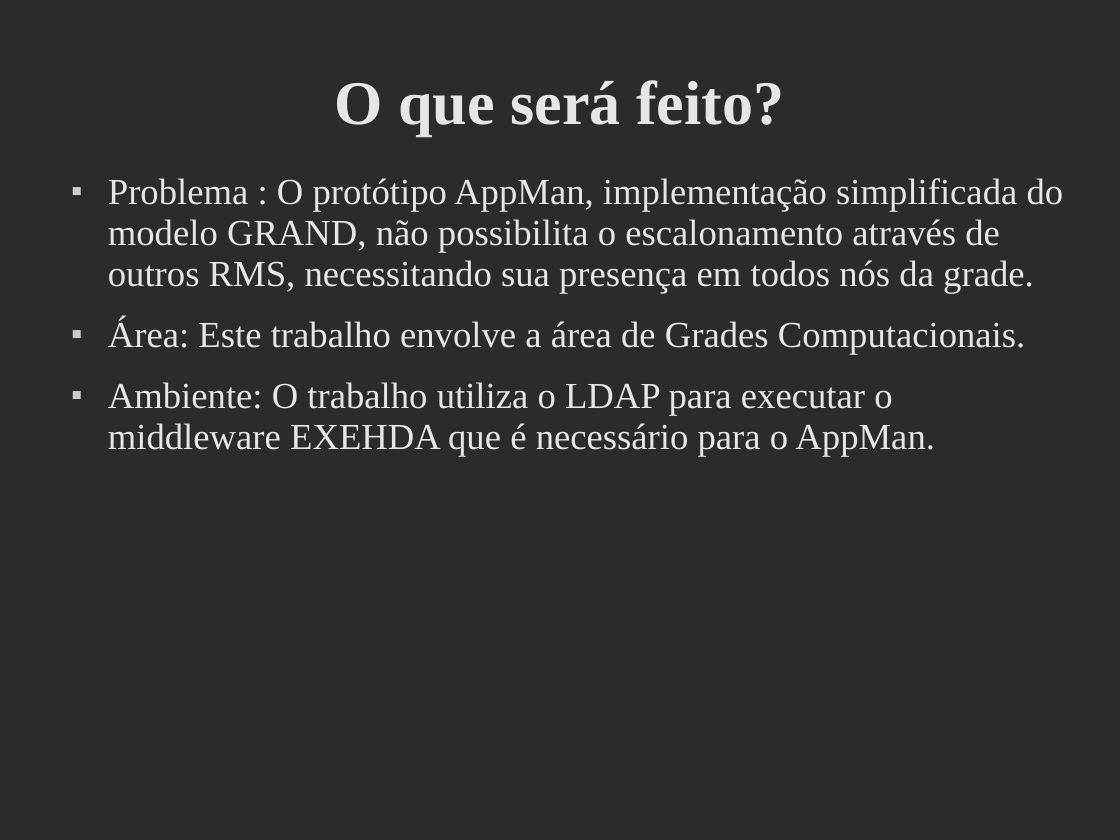
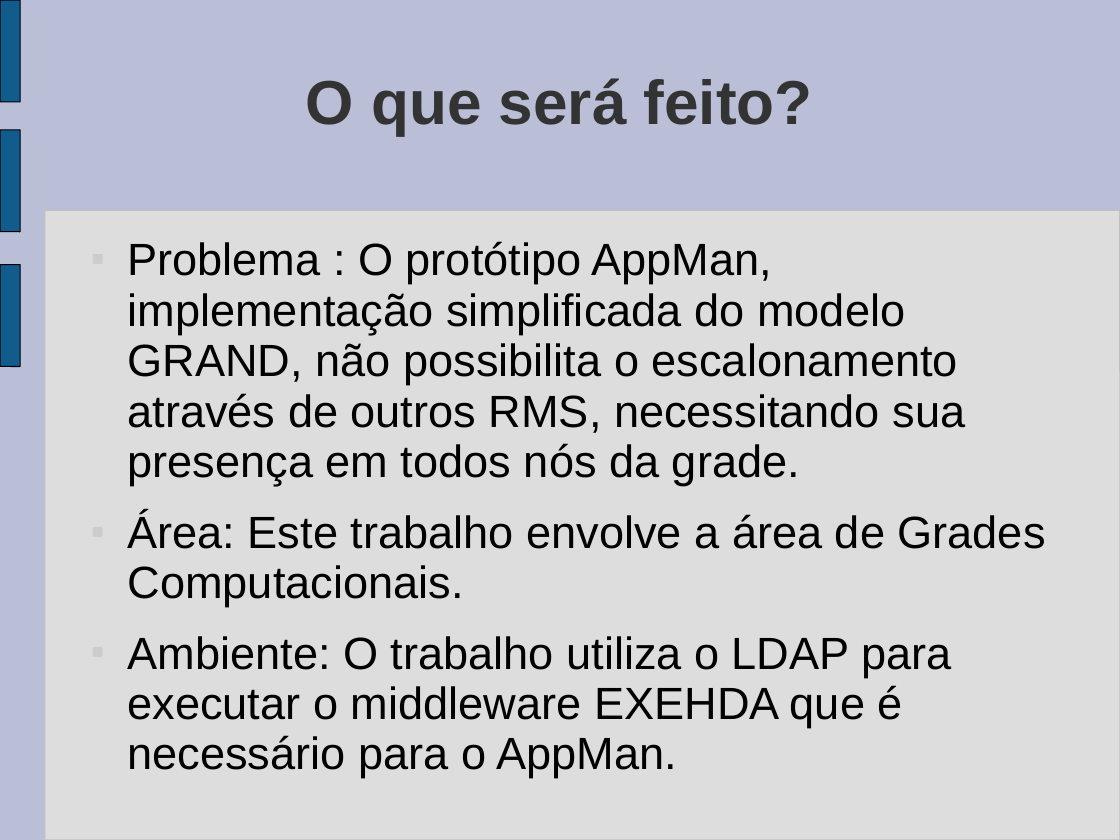
Before and after one commit to tonismar/tcc-tonismar, a slide deck: slide 3 of TCC/Monografia/SeminarioAndamento.ppt. Drawn at 1120x840 pixels with LibreOffice and Linux fonts; fonts in the diff are those of the drawing; background and template pictures are left out; a plain dark background stands for a picture behind light text. Boxes give left, top, right and bottom in pixels: in the first picture for what was removed or moved away, otherwise in the second. Text is boxed around its words. In the diff, an @@ line names an element or a change of style, - is before the commit and + after.

Commit message:
Ajustes para apresentação do seminário.

```diff
--- a/TCC/Monografia/SeminarioAndamento.ppt
+++ b/TCC/Monografia/SeminarioAndamento.ppt
@@ background picture (left out) to #BABED6 @@
@@ freeform shape added at [0,0,20,102], fill #125C8D, outline #000000 0.74 pt @@
@@ title "O que será feito?" at [306,78,813,135]: font Times New Roman to Arial, text colour #E6E6E6 to #333333 @@
@@ freeform shape added at [0,130,20,232], fill #125C8D, outline #000000 0.74 pt @@
@@ rounded rectangle added at [45,210,1120,840], fill #DDDDDD, outline #C0C0C0 0.74 pt @@
@@ text "Problema : O protótipo AppMan, ...": place and size @@
-text "Problema : O protótipo AppMan, ..." at [108,178,1064,457]
+text "Problema : O protótipo AppMan, ..." at [127,241,1046,778]
@@ text "Problema : O protótipo AppMan, ..." at [127,241,1046,778]: size 26 to 32 pt, font Times New Roman to Arial, text colour #E6E6E6 to #000000 @@
@@ freeform shape added at [0,264,20,366], fill #125C8D, outline #000000 0.74 pt @@
```
Also in this commit, not shown: 8 other slides changed, 2 slides added.
